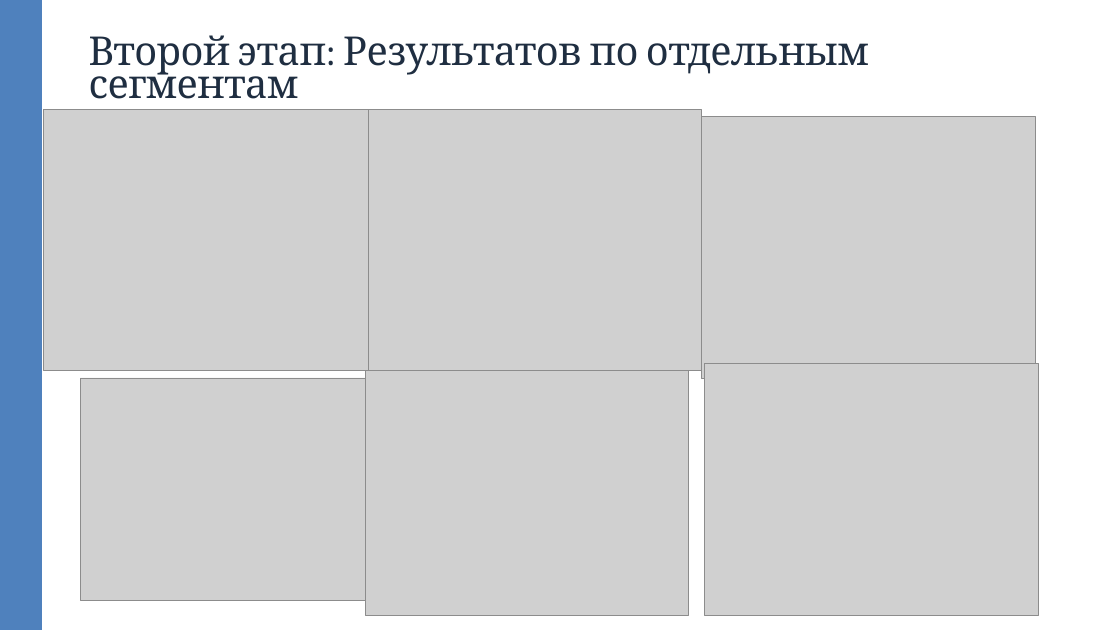
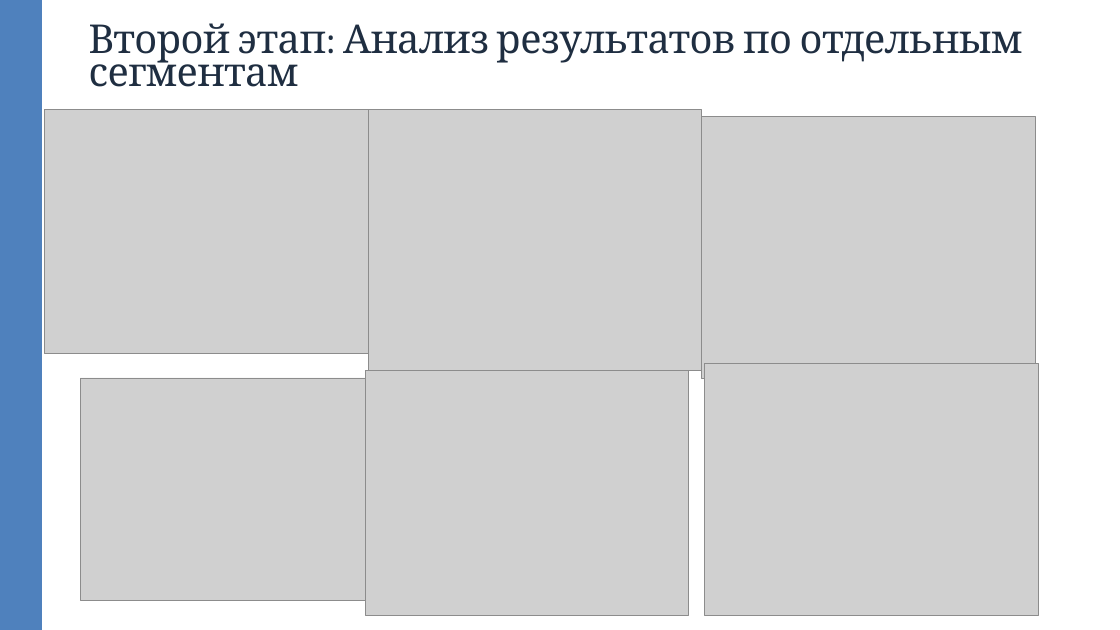
Before and after one commit to Saimonpetricof/AlfaHack_bestrepository, a slide deck: slide 8 of SAH_Финал_ASEKcrew.pptx (slide 7 before the commit). Drawn at 1120x630 pixels with LibreOffice and Linux fonts; fonts in the diff are those of the drawing; grey boxes stand for pictures. Boxes give left, top, right and bottom in pixels: in the first picture for what was removed or moved away, otherwise in the second. Text is boxed around its words. In the diff, an @@ line names an element or a change of style, - is before the commit and + after.

```diff
--- a/SAH_Финал_ASEKcrew.pptx
+++ b/SAH_Финал_ASEKcrew.pptx
@@ text at <box>89,23,1023,87</box>: text changed @@
-Второй этап: Результатов по отдельным сегментам
+Второй этап: Анализ результатов по отдельным сегментам
@@ picture: place and size @@
-picture at <box>43,109,368,371</box>
+picture at <box>45,109,370,354</box>
```
Also in this commit, not shown: 8 other slides changed, 7 slides added.
